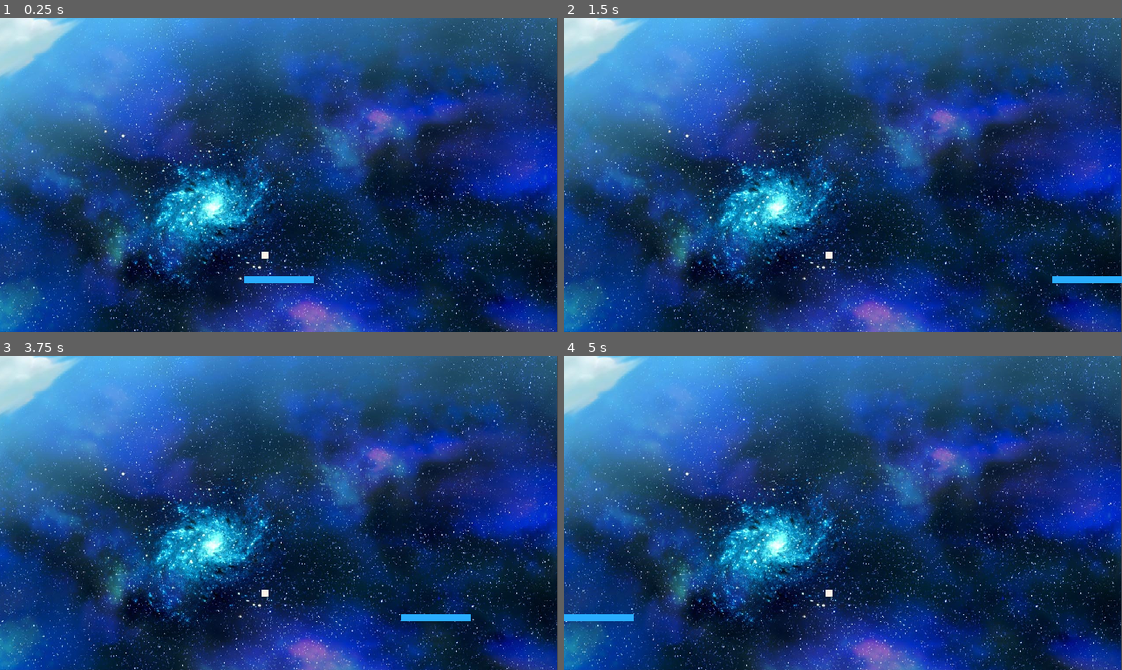
Above: before the commit, frames 1-4 (two rows, left to right).
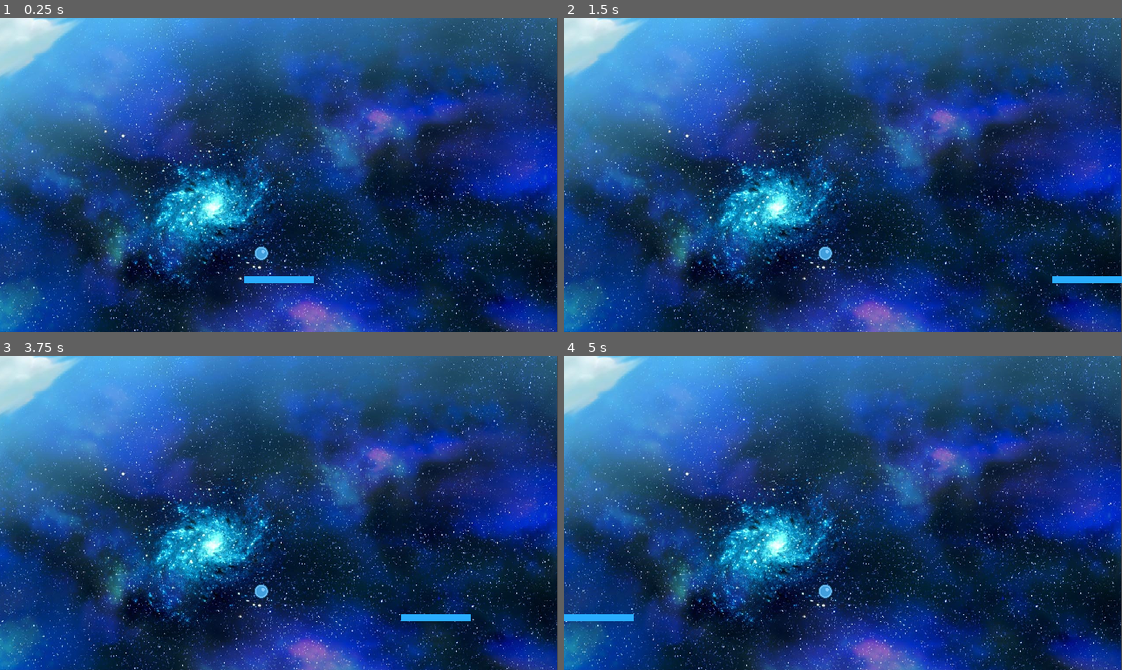
Above: after the commit, the same moments.

Repository: ProjectPybro/Extreme-Breakout
Game: Godot game, scene res://scenes/world.tscn
The game is run twice, just before and just after one commit, with the same random seed, the same clock (stepped at 60 frames per second) and the same inputs.
Inputs:
- Up to frame 1 (0.25 s): no input
- Up to frame 2 (1.5 s): tap Enter at 0.5 s; hold Right (right) 0.53-1.28 s; hold Down (down) from 1.28 s (still down)
- Up to frame 3 (3.75 s): tap Space at 2, 3.5 s; release Down (down) at 2.03 s; hold Right (right) 2.03-2.78 s; tap Enter at 2.75 s; hold Up (up) 2.78-3.53 s; hold Left (left) from 3.53 s (still down)
- Up to frame 4 (5 s): keep holding Left (left)

The runs differ from the first frame. In frame 1, less than 0.1% of the frame differs, in the area x 45-49%, y 72-78%; in frame 2, less than 0.1%; in frame 3, less than 0.1%; in frame 4, less than 0.1%.

Commit message:
Added new ball sprite

Diff:
--- /dev/null
+++ b/scenes/ball.tscn
@@ -0,0 +1,21 @@
+[gd_scene load_steps=4 format=3 uid="uid://b6qmhjeopw0j8"]
+
+[ext_resource type="Texture2D" uid="uid://bsrxp24m0t4l7" path="res://textures/ball_blue_small.png" id="1_elu2r"]
+
+[sub_resource type="PhysicsMaterial" id="PhysicsMaterial_lb4wf"]
+bounce = 1.0
+
+[sub_resource type="CircleShape2D" id="CircleShape2D_ug2yf"]
+radius = 8.0
+
+[node name="Ball" type="RigidBody2D"]
+physics_material_override = SubResource("PhysicsMaterial_lb4wf")
+gravity_scale = 0.0
+
+[node name="BallSprite" type="Sprite2D" parent="."]
+scale = Vector2(0.5, 0.5)
+texture = ExtResource("1_elu2r")
+metadata/_edit_lock_ = true
+
+[node name="CollisionShape2D" type="CollisionShape2D" parent="."]
+shape = SubResource("CircleShape2D_ug2yf")
--- a/scenes/world.tscn
+++ b/scenes/world.tscn
@@ -1,12 +1,9 @@
-[gd_scene load_steps=10 format=3 uid="uid://ccum6x0n1y1f4"]
+[gd_scene load_steps=9 format=3 uid="uid://ccum6x0n1y1f4"]
 
 [ext_resource type="Script" path="res://world.gd" id="1_w0q3n"]
 [ext_resource type="PackedScene" uid="uid://dvl13h7gnrykh" path="res://scenes/player.tscn" id="2_tc2ca"]
-[ext_resource type="Texture2D" uid="uid://0mlx5f105wjd" path="res://textures/ball.png" id="3_lpcvn"]
+[ext_resource type="PackedScene" uid="uid://b6qmhjeopw0j8" path="res://scenes/ball.tscn" id="4_5dnxy"]
 [ext_resource type="Texture2D" uid="uid://dibbffv0us46m" path="res://textures/super_mario_galaxy_cover_art_background.jpg" id="4_mjr8b"]
-
-[sub_resource type="PhysicsMaterial" id="PhysicsMaterial_lb4wf"]
-bounce = 1.0
 
 [sub_resource type="RectangleShape2D" id="RectangleShape2D_dtxfm"]
 size = Vector2(200, 360)
@@ -30,15 +27,8 @@
 
 [node name="Player" parent="." instance=ExtResource("2_tc2ca")]
 
-[node name="Ball" type="RigidBody2D" parent="."]
-position = Vector2(304, 272)
-physics_material_override = SubResource("PhysicsMaterial_lb4wf")
-gravity_scale = 0.0
-
-[node name="Sprite2D" type="Sprite2D" parent="Ball"]
-scale = Vector2(4, 4)
-texture = ExtResource("3_lpcvn")
-metadata/_edit_lock_ = true
+[node name="Ball" parent="." instance=ExtResource("4_5dnxy")]
+position = Vector2(300, 270)
 
 [node name="Borders" type="Node2D" parent="."]
 position = Vector2(740, 180)
Binary file removed: textures/ball.png
Binary file added: textures/ball_blue_small.png
Not shown, changed: textures/ball_blue_small.png.import
Binary file added: textures/ball_blue_small_alt.png
Not shown, added: textures/ball_blue_small_alt.png.import
Not shown, changed: README.md
